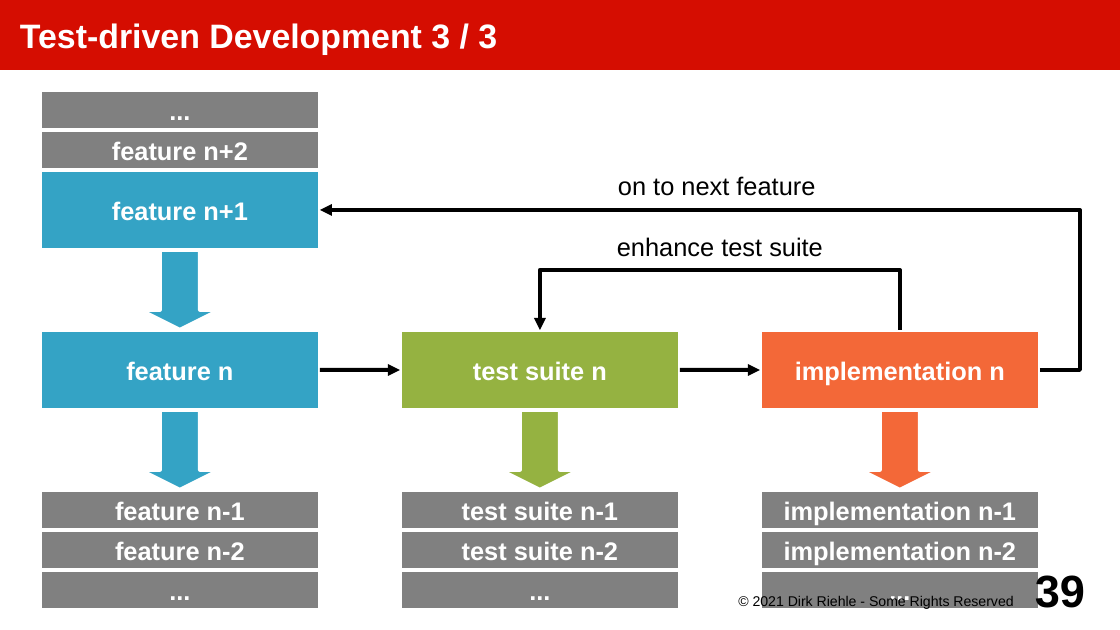
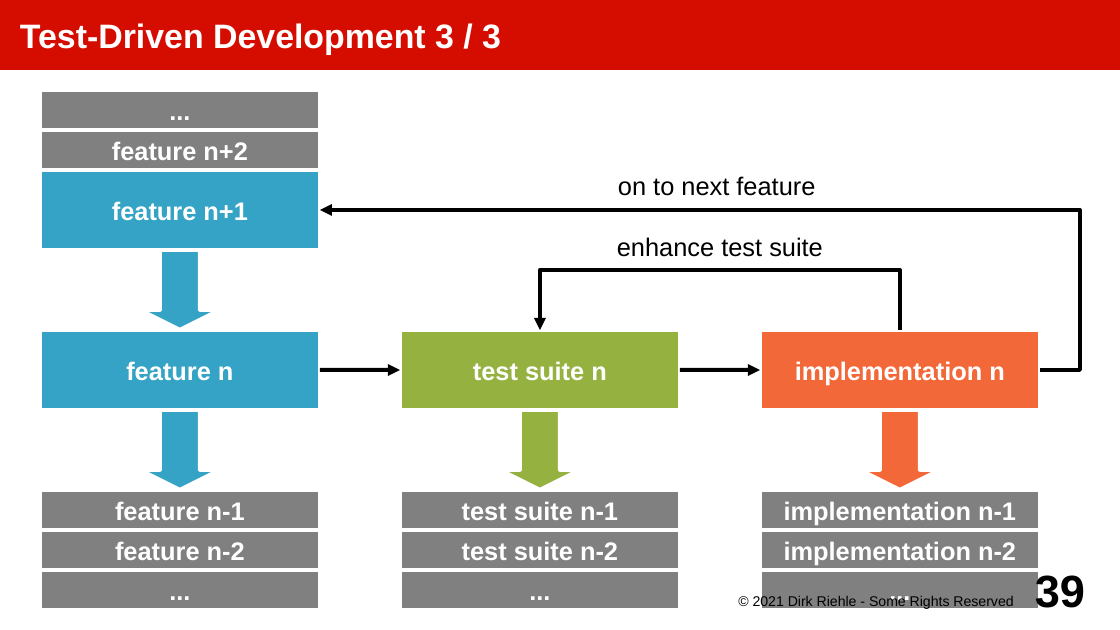
Before and after one commit to dirkriehle/amos-course, a slide deck: slide 39 of Lecture slides/AMOS E02 - Programming Practices.odp. Drawn at 1120x630 pixels with LibreOffice and Linux fonts; fonts in the diff are those of the drawing. Boxes give left, top, right and bottom in pixels: in the first picture for what was removed or moved away, otherwise in the second. Text is boxed around its words. In the diff, an @@ line names an element or a change of style, - is before the commit and + after.

Commit message:
Fixed up and recorded part E on software development

```diff
--- a/Lecture slides/AMOS E02 - Programming Practices.odp
+++ b/Lecture slides/AMOS E02 - Programming Practices.odp
@@ title at box(20, 23, 501, 55): text changed @@
-Test-driven Development 3 / 3
+Test-Driven Development 3 / 3
```
Also in this commit, not shown: 9 other slides changed, 3 other files.
